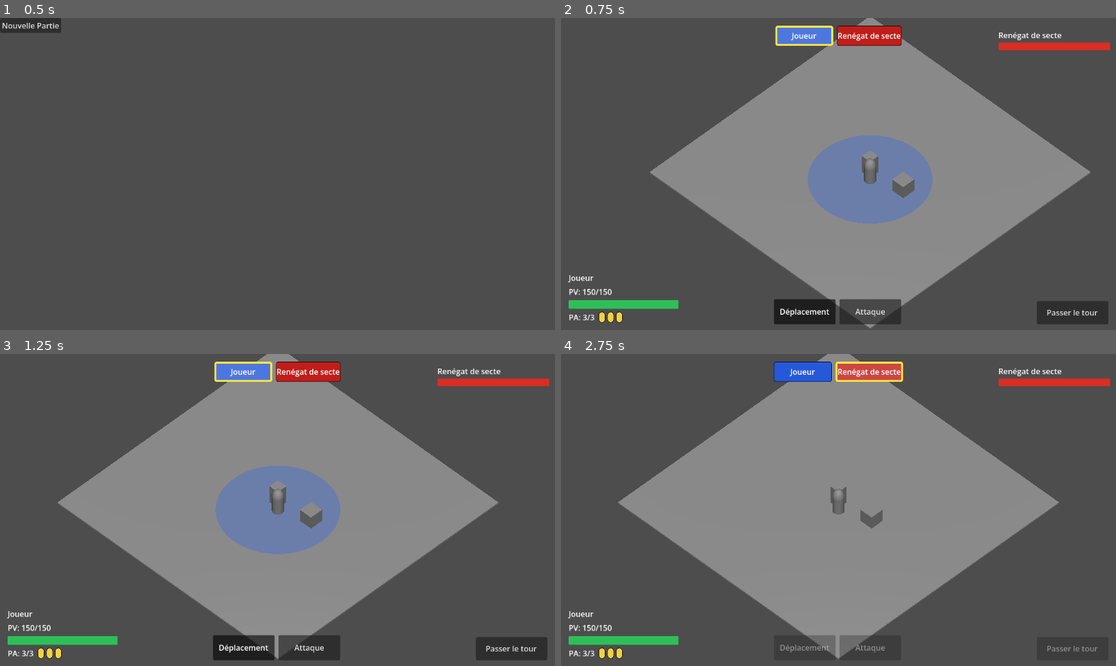
Above: before the commit, frames 1-4 (two rows, left to right).
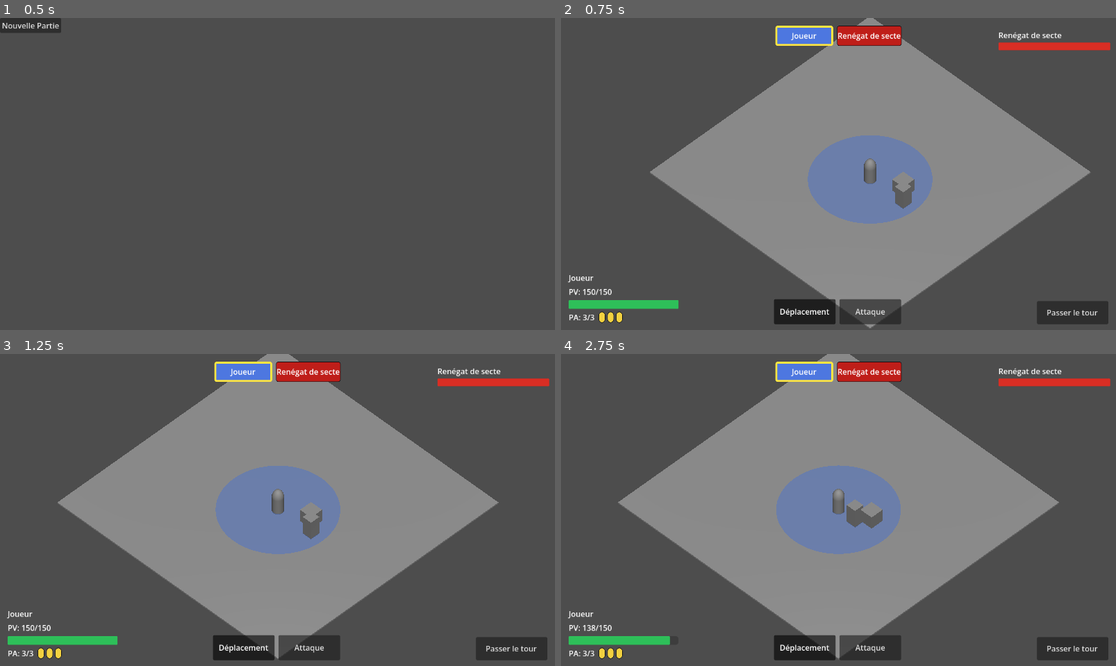
Above: after the commit, the same moments.

Repository: sillpct/lagoutte
Game: Godot game, scene res://scenes/main/main.tscn
Two runs of this game, one before a commit and one after it. Both use one fixed random seed, a clock stepped at 60 frames per second and the inputs below.
Inputs (mouse positions are in pixels of both pictures, inside the frame that each line leads up to):
- Up to frame 1 (0.5 s): no input
- Up to frame 2 (0.75 s): click "Nouvelle Partie" at 0.5 s
- Up to frame 3 (1.25 s): no input
- Up to frame 4 (2.75 s): tap Enter (ui_accept) at 1.25, 1.52, 2.27 s; move the mouse to (960, 494) at 1.27 s; hold Right (ui_right) 1.28-2.03 s; hold T (end_turn) 1.28-2.03 s; click (960, 494) at 1.42 s; move the mouse to (727, 525) at 2.02 s; hold Down (ui_down) from 2.03 s (still down); tap E (interact) at 2.1 s

Frame 1 is identical in both runs. In frame 2, 0.2% of the frame differs, in the area x 54-64%, y 42-62%; in frame 3, 0.2%; in frame 4, 7.1%, in the area x 4-97%, y 2-98%.
Error before the commit: Parse Error: Cannot infer the type of "pm_available" variable because the value doesn't have a set type. (res://scenes/combat/enemy_brain.gd:90)

Commit message:
Update enemy_brain.gd

Diff:
--- a/scenes/combat/enemy_brain.gd
+++ b/scenes/combat/enemy_brain.gd
@@ -87,16 +87,16 @@
 func _move_toward_target() -> void:
 	if combat_manager.combat_over:
 		return
-	var pm_available := combat_manager.get_pm_current(unit)
-	if pm_available <= 0:
-		print("Renégat de secte : PM insuffisants.")
+	var agility_available := combat_manager.get_agility_current(unit)
+	if agility_available <= 0:
+		print("Renégat de secte : Agilité insuffisante.")
 		return
 
 	var origin := unit.global_position
 	var limited_destination := CombatRules.get_world_step_toward(
 		origin,
 		target.global_position,
-		float(pm_available),
+		float(agility_available),
 		CombatAttack.MELEE_RANGE
 	)
 	var distance_traveled := CombatRules.get_world_distance(origin, limited_destination)
@@ -104,19 +104,19 @@
 		print("Renégat de secte : aucun déplacement possible.")
 		return
 
-	var cost := ceili(clampf(distance_traveled, 0.0, float(pm_available)))
+	var cost := ceili(clampf(distance_traveled, 0.0, float(agility_available)))
 	if cost <= 0:
 		return
 	if not grid.place_unit_at_world(unit, limited_destination):
 		print("Renégat de secte : placement impossible.")
 		return
-	if not combat_manager.spend_pm(unit, cost):
-		print("Renégat de secte : PM insuffisants.")
+	if not combat_manager.spend_agility(unit, cost):
+		print("Renégat de secte : Agilité insuffisante.")
 		return
 
 	print(
 		"Renégat de secte avance vers ", unit.global_position,
 		" — coût: ", cost,
-		", PM restants: ", combat_manager.get_pm_current(unit),
-		" / ", combat_manager.get_pm_max(unit)
+		", Agilité restante: ", combat_manager.get_agility_current(unit),
+		" / ", combat_manager.get_agility_max(unit)
 	)
